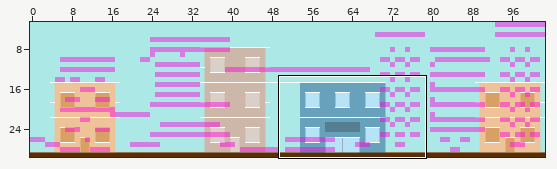
Level history. Tiled map: images/level1platform.tmx. The picture above shows the old version from afar; the outline marks the close-up.
Close-up. Before the edit:
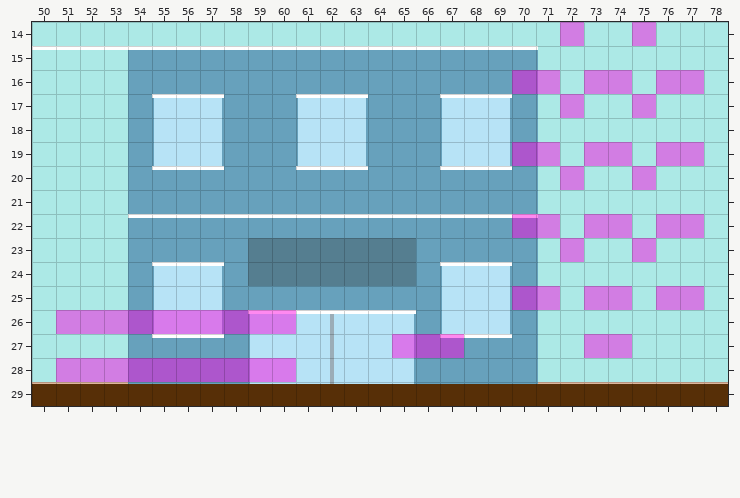
Cells are 12x12 px. Shown: x 50..78, y 14..29. The commit also changed other parts of the map, which this record leaves out.
The same view after the edit:
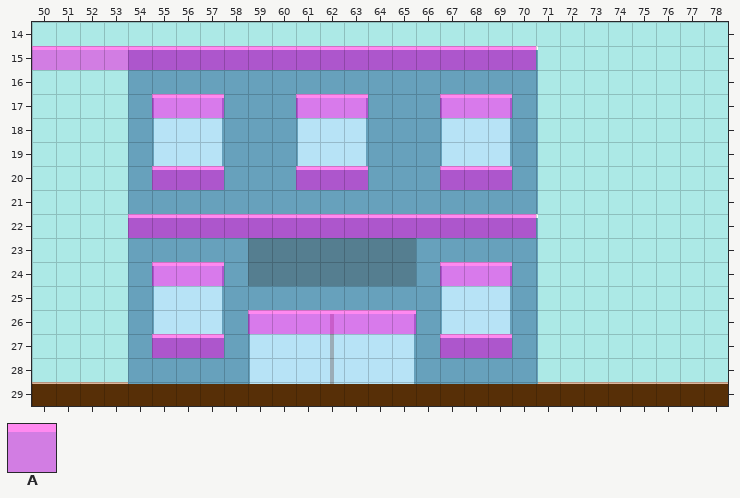
Key: from "platformTile": A 0.
_ is an empty cell.
Tiles replaced or removed in this view: A.
See-through tiles are keyed as they look on the map.
From old to new:
Changed rows in their new state; . is an unchanged cell.
Layer "platformLayer":
first column x 50:
14 ......................_.._..
15 AAAAAAAAAAAAAAAAAAAAA.......
16 ....................__.__.__
17 .....AAA...AAA...AAA.._.._..
19 ....................__.__.__
20 .....AAA...AAA...AAA.._.._..
22 ....AAAAAAAAAAAAAAAA._.__.__
23 ......................_.._..
24 .....AAA.........AAA........
25 ....................__.__.__
26 .________..AAAAA............
27 .....AAA.......__.AA...__...
28 .__________.................
